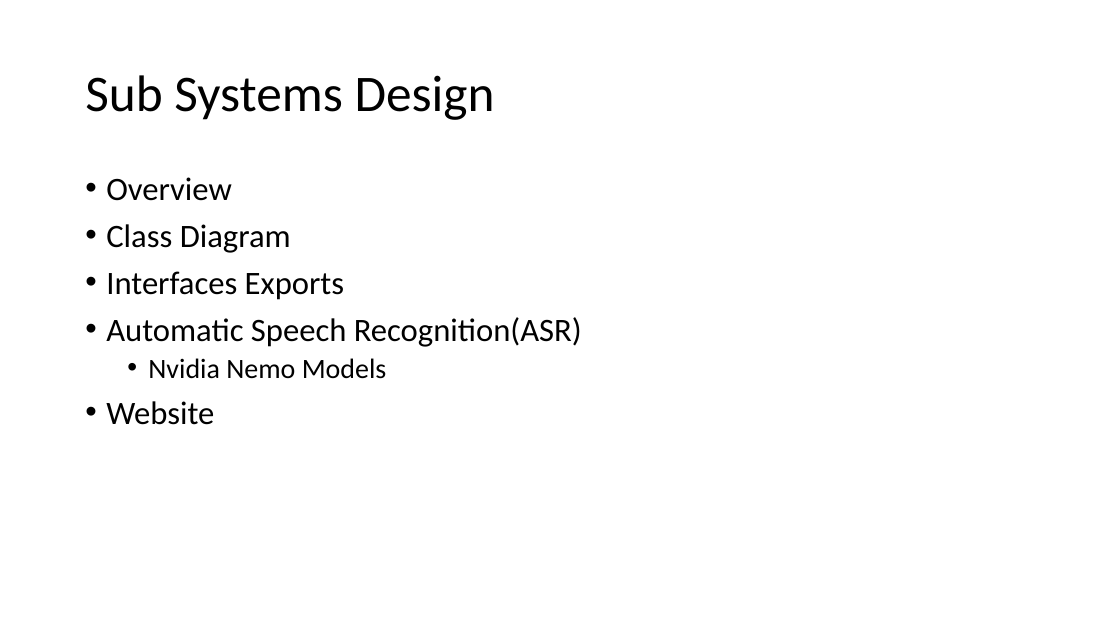
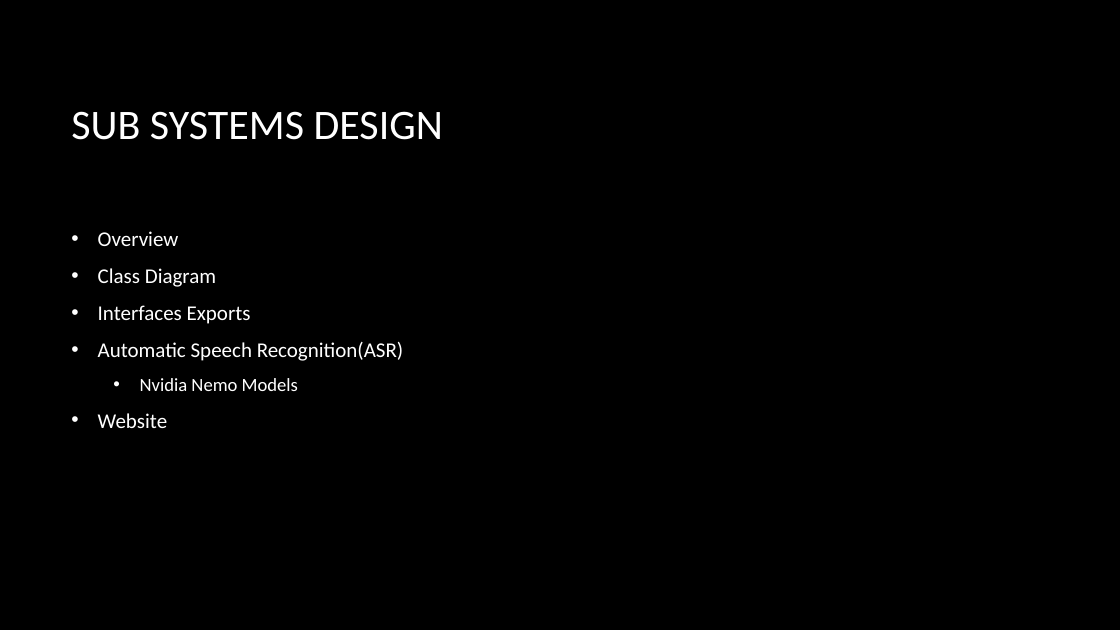
Before and after one commit to Burnetb8/Senior-Capstone, a slide deck: slide 5 of Documentation/Sprint 1 Pres.pptx. Drawn at 1120x630 pixels with LibreOffice and Linux fonts; fonts in the diff are those of the drawing; background and template pictures are left out. Boxes give left, top, right and bottom in pixels: in the first picture for what was removed or moved away, otherwise in the second. Text is boxed around its words. In the diff, an @@ line names an element or a change of style, - is before the commit and + after.

Commit message:
Change theme

```diff
--- a/Documentation/Sprint 1 Pres.pptx
+++ b/Documentation/Sprint 1 Pres.pptx
@@ background #FFFFFF to picture (left out) @@
@@ title at [71,111,443,140]: text changed; size 44 to 36 pt; text colour #000000 to #FFFFFF @@
-Sub Systems Design
+SUB SYSTEMS DESIGN
@@ text "Overview": place and size @@
-text "Overview" at [106,177,582,425]
+text "Overview" at [98,231,404,428]
@@ text "Overview" at [98,231,404,428]: size 28 to 18 pt in "Overview", "Class Diagram", "Interfaces Exports", "Automatic Speech Recognition(ASR)" and 1 more places; text colour #000000 to #FFFFFF; size 24 to 16 pt in "Nvidia Nemo Models"; indent changed; line spacing 0.9 to 1; more space between paragraphs; vertical alignment top to middle @@
```
Also in this commit, not shown: 9 other slides changed.
